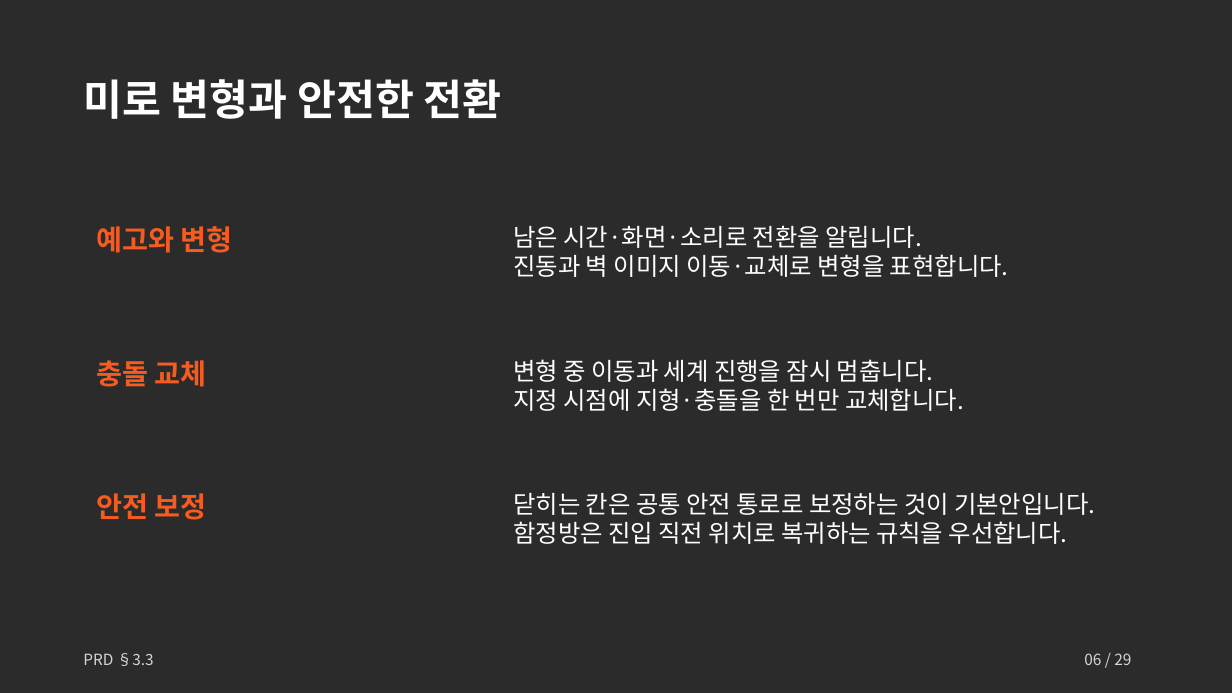
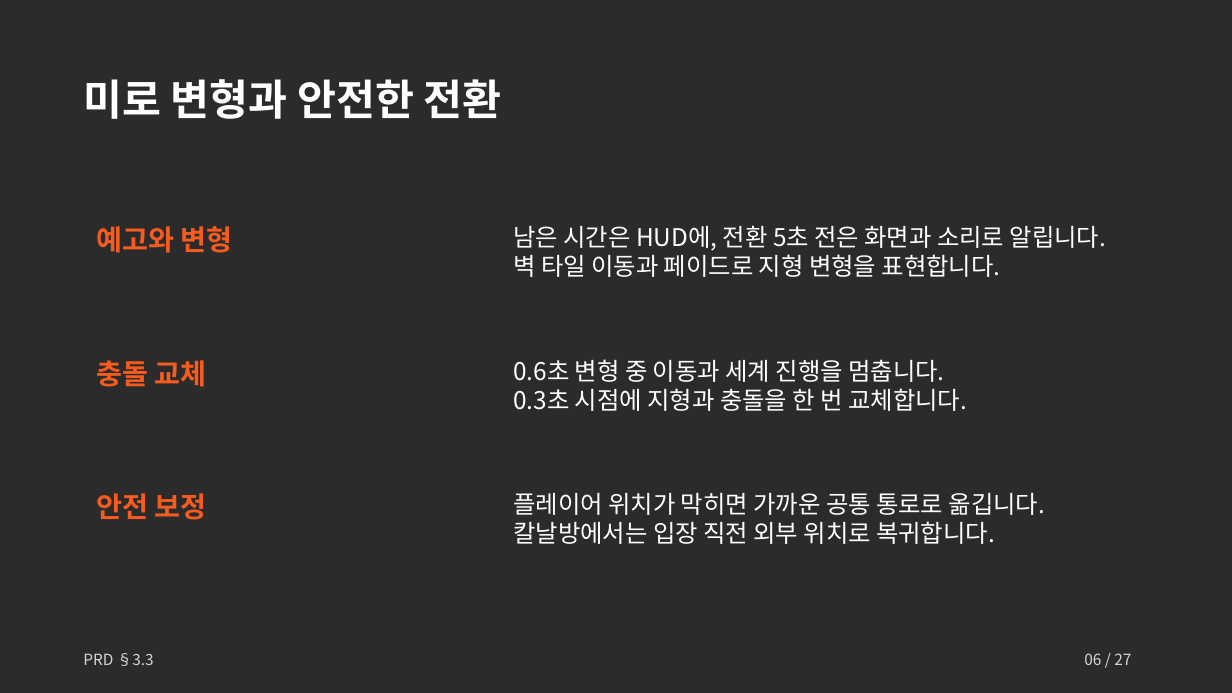
Before and after one commit to Hollolloho/2DGP_TermProject, a slide deck: slide 6 of Docs/초보자를 위한 미로 탈출 안내서_기획안.pptx. Drawn at 1232x693 pixels with LibreOffice and Linux fonts; fonts in the diff are those of the drawing; background and template pictures are left out; a plain dark background stands for a picture behind light text. Boxes give left, top, right and bottom in pixels: in the first picture for what was removed or moved away, otherwise in the second. Text is boxed around its words. In the diff, an @@ line names an element or a change of style, - is before the commit and + after.

```diff
--- a/Docs/초보자를 위한 미로 탈출 안내서_기획안.pptx
+++ b/Docs/초보자를 위한 미로 탈출 안내서_기획안.pptx
@@ text at (513,225,1106,277): text changed @@
-남은 시간·화면·소리로 전환을 알립니다.
-진동과 벽 이미지 이동·교체로 변형을 표현합니다.
+남은 시간은 HUD에, 전환 5초 전은 화면과 소리로 알립니다.
+벽 타일 이동과 페이드로 지형 변형을 표현합니다.
@@ text at (513,359,967,411): text changed @@
-변형 중 이동과 세계 진행을 잠시 멈춥니다.
-지정 시점에 지형·충돌을 한 번만 교체합니다.
+0.6초 변형 중 이동과 세계 진행을 멈춥니다.
+0.3초 시점에 지형과 충돌을 한 번 교체합니다.
@@ text at (513,493,1045,544): text changed @@
-닫히는 칸은 공통 안전 통로로 보정하는 것이 기본안입니다.
-함정방은 진입 직전 위치로 복귀하는 규칙을 우선합니다.
+플레이어 위치가 막히면 가까운 공통 통로로 옮깁니다.
+칼날방에서는 입장 직전 외부 위치로 복귀합니다.
@@ text at (1084,653,1131,665): text changed @@
-06 / 29
+06 / 27
```
Also in this commit, not shown: 26 other slides changed, 7 other files.
